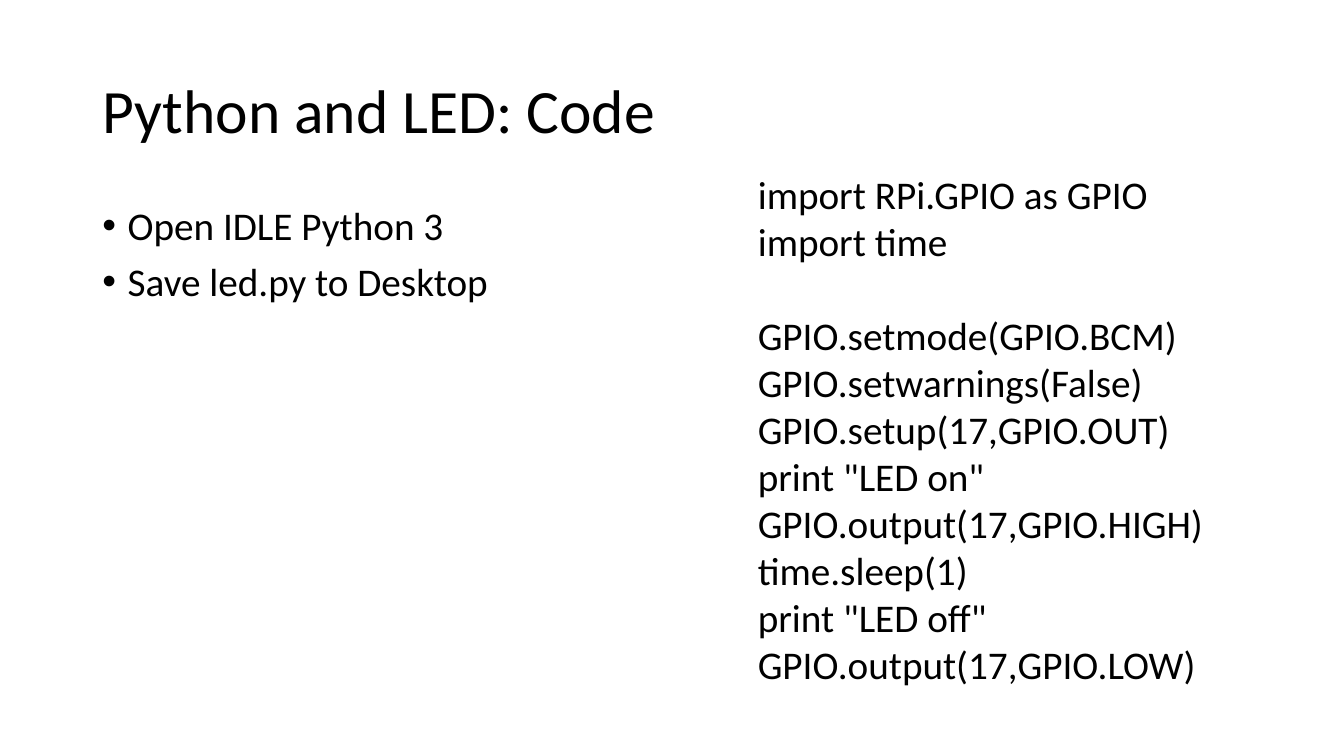
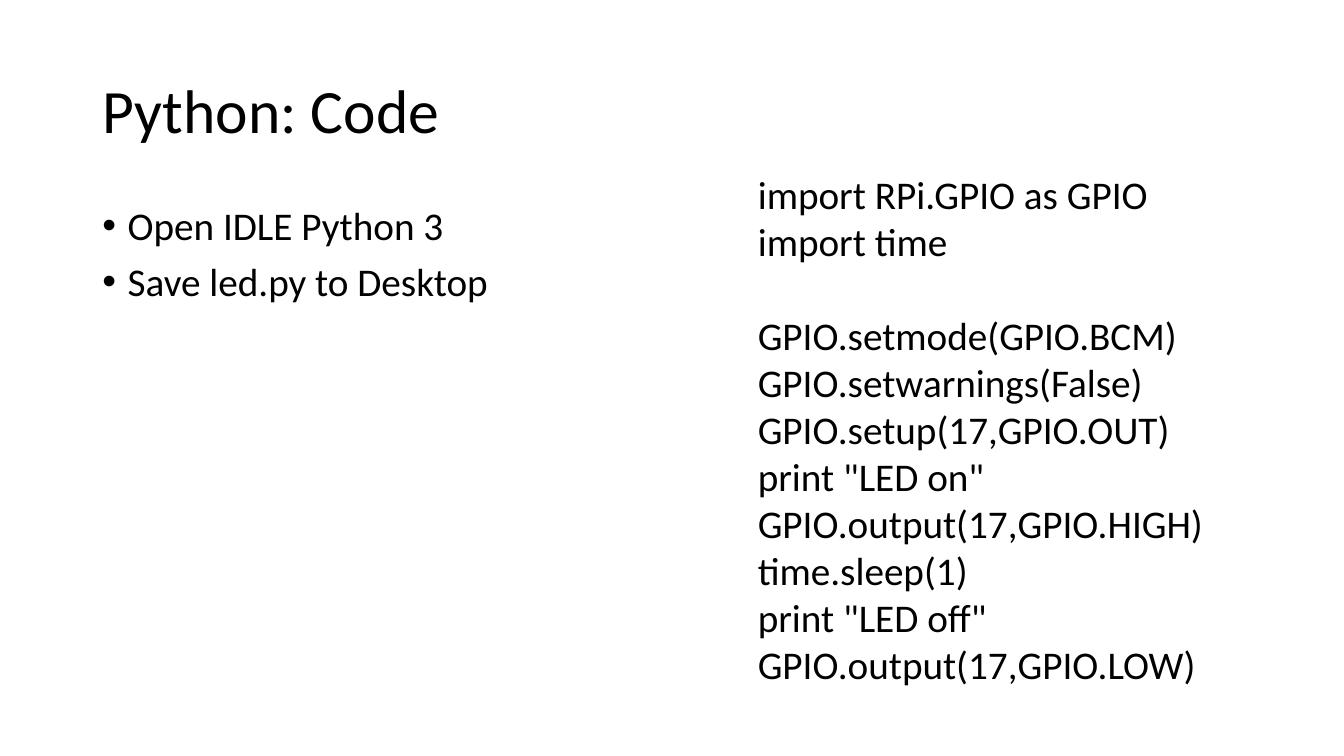
Before and after one commit to mluckenbill/philly-code-camp-2017-1, a slide deck: slide 22 of Philadelphia Code Camp.pptx. Drawn at 1344x756 pixels with LibreOffice and Linux fonts; fonts in the diff are those of the drawing. Boxes give left, top, right and bottom in pixels: in the first picture for what was removed or moved away, otherwise in the second. Text is boxed around its words. In the diff, an @@ line names an element or a change of style, - is before the commit and + after.

```diff
--- a/Philadelphia Code Camp.pptx
+++ b/Philadelphia Code Camp.pptx
@@ title at (x1=102, y1=90, x2=439, y2=143): text changed @@
-Python and LED: Code
+Python: Code
```
Also in this commit, not shown: 3 other slides changed, 9 slides added, 4 slides removed, 1 other file.
